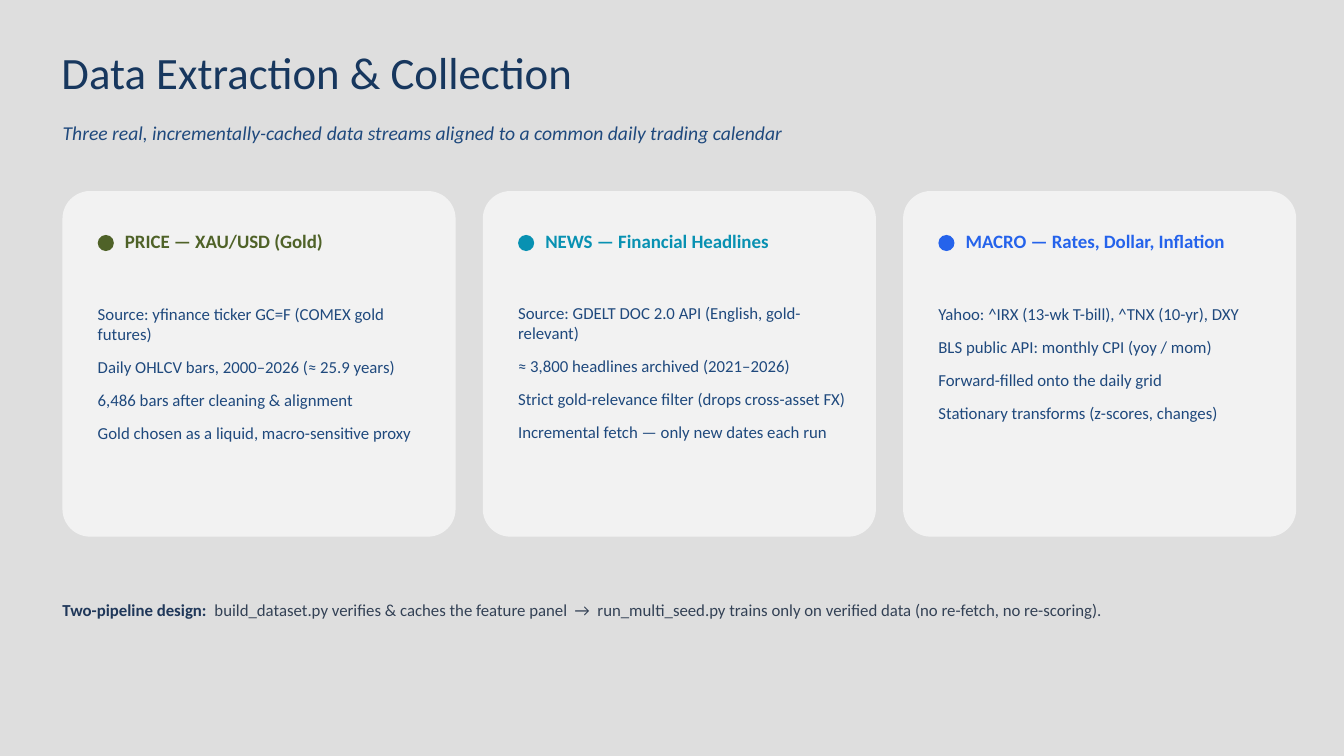
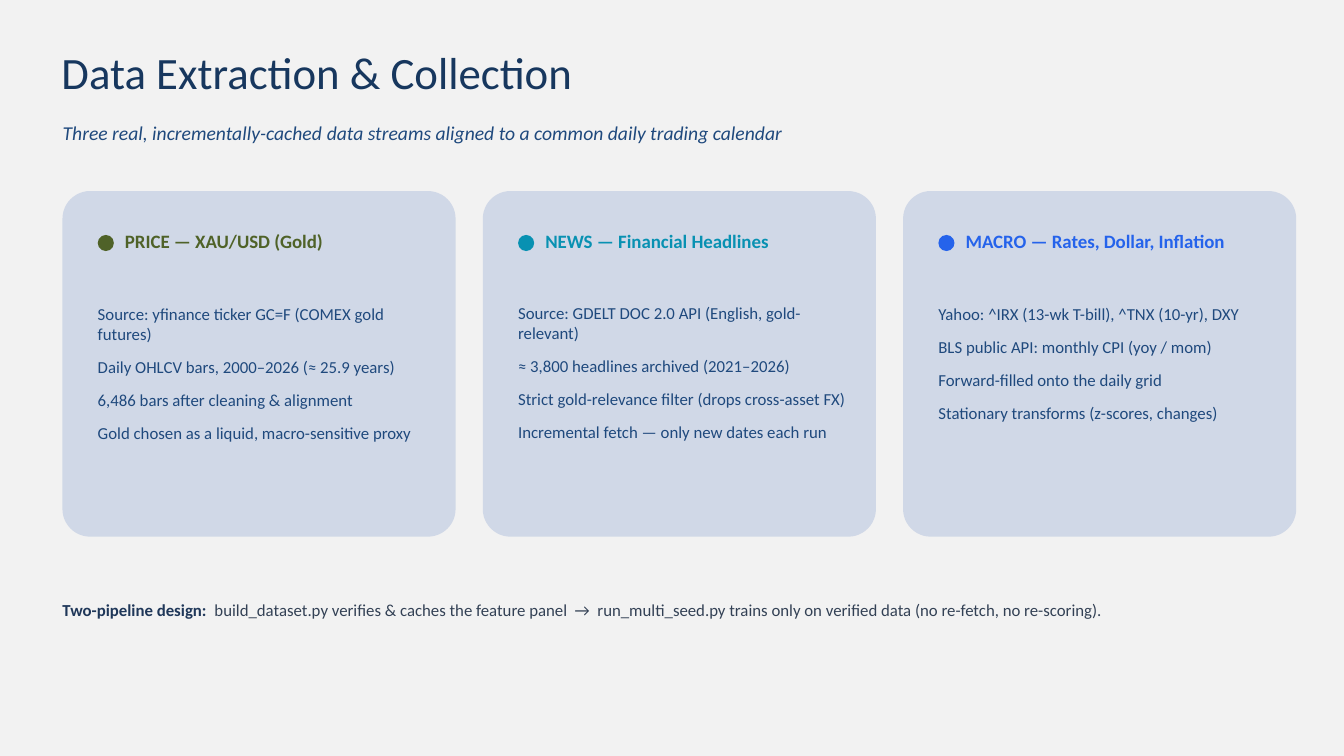
Before and after one commit to SudhakarPuppala/Forex_Price_Prediction, a slide deck: slide 9 of ppt/Midterm_Presentation.pptx. Drawn at 1344x756 pixels with LibreOffice and Linux fonts; fonts in the diff are those of the drawing. Boxes give left, top, right and bottom in pixels: in the first picture for what was removed or moved away, otherwise in the second. Text is boxed around its words. In the diff, an @@ line names an element or a change of style, - is before the commit and + after.

```diff
--- a/ppt/Midterm_Presentation.pptx
+++ b/ppt/Midterm_Presentation.pptx
@@ background #D9D9D9 at 86% opacity to #F2F2F2 @@
@@ fill #F2F2F2 to #D0D8E8 in 3 elements at [63,192,456,537], [483,192,876,537], [903,192,1297,537] @@
```
Also in this commit, not shown: 12 other slides changed, 8 other files.
